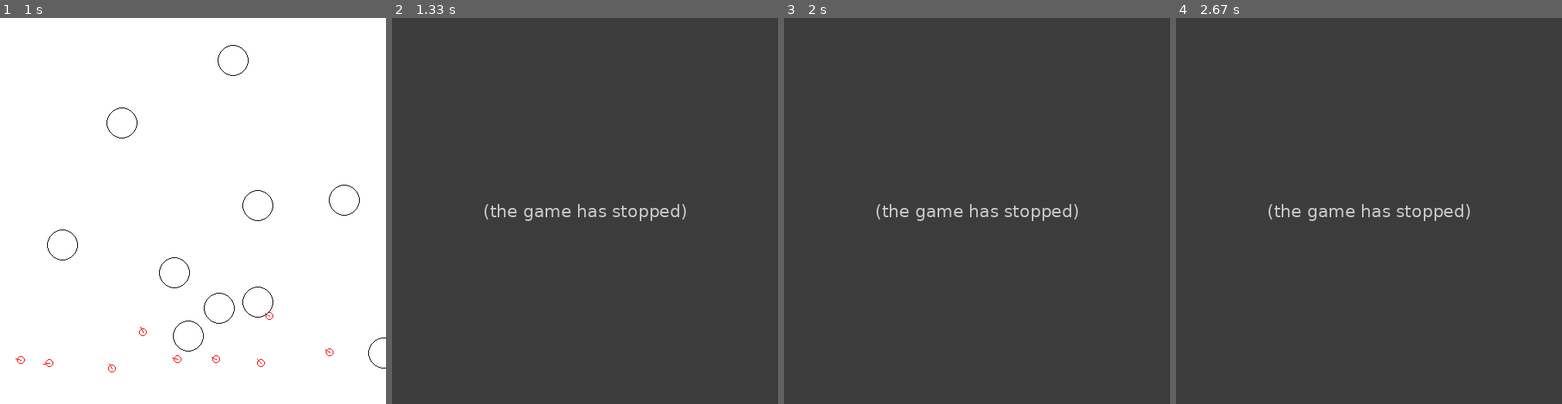
Above: before the commit, frames 1-4 (left to right).
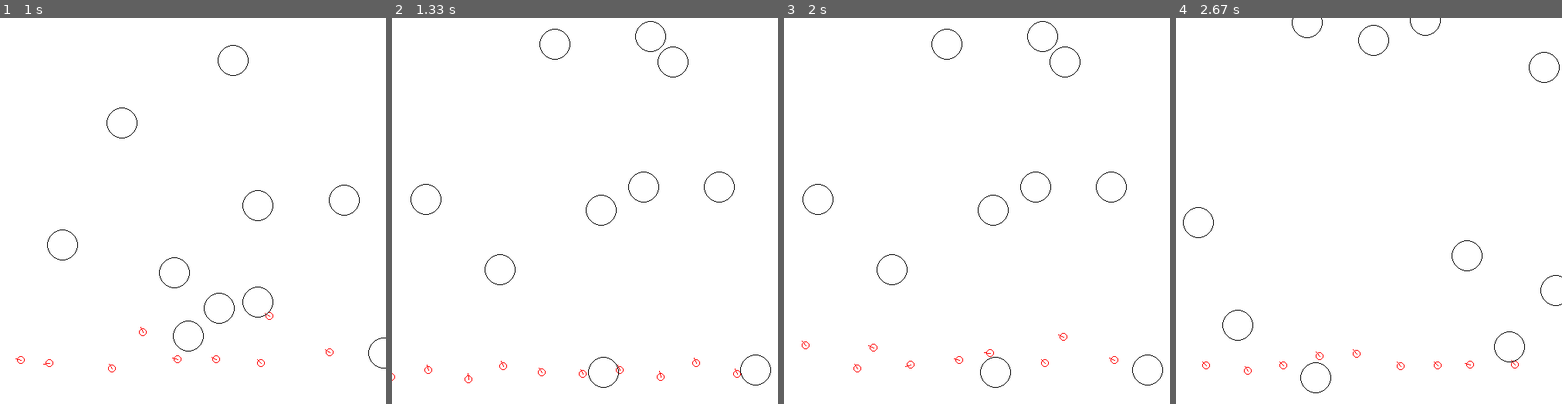
Above: after the commit, the same moments.

Repository: lahlidahlia/genetic-mutation
Game: pygame game, started from race/main.py
Same seed, same stepped clock (60 frames per second), same inputs: the game is played once before the commit and once after it. The source is Python 2; it was converted automatically to run under Python 3.
Inputs:
- Up to frame 1 (1 s): no input
- Up to frame 2 (1.33 s): no input
- Up to frame 3 (2 s): no input
- Up to frame 4 (2.67 s): no input

Frame 1 is identical in both runs. In frame 2, 100% of the frame differs, in the area x 0-100%, y 0-100%; in frame 3, 100%; in frame 4, 100%.
Error before the commit: TypeError: Genetics.mutate_value() missing 1 required positional argument: 'maximum' (geneti...; the game stopped at 1 s (later frames are placeholders)

Commit message:
missed some changes

Diff:
--- a/genetics.py
+++ b/genetics.py
@@ -1,5 +1,6 @@
 import random
 import abc
+import heapq
 
 
 class Genetics:
@@ -14,6 +15,7 @@
     population_ls = []
     population_fitness = []
     population_avg = []
+
 
     @abc.abstractmethod
     def parse_chromo(self, chromo):
@@ -83,7 +85,8 @@
                 ret += bit
         return ret
 
-    def mutate_value(self, chromo, rate, maximum):
+    @classmethod
+    def mutate_value(cls, chromo, rate, maximum):
         """ Mutate with value chromo """
         ret = []
         for v in chromo:
@@ -120,14 +123,14 @@
         """ Choose randomly between items in probability dict """
         # dict should follow the format: {item1: prob, item2: prob}
         prob_sum = 0
-        print cls.population_fitness
-        print cls.population_ls
+        #print cls.population_fitness
+        #print cls.population_ls
         for v in cls.population_fitness:
             prob_sum += v
         r = random.random() * prob_sum
         sum_so_far = 0
         for k, v in zip(cls.population_ls, cls.population_fitness):
-            print k, v
+            #print k, v
             sum_so_far += v
             if(r < sum_so_far):
                 # The chromo that "won"
@@ -141,9 +144,10 @@
             type can be "binary" or "values"
             Need to run score_population to assign fitness """
         # population should follow format {chromo: score, ...}
-        new_population = {}
-        if elites:
-            new_population.update(cls.get_largest(elites, cls.population_ls))
+        # Temp list
+        new_population = []
+        if type(elites) == int:
+            new_population.append(cls.get_largest(elites, cls.population_ls))
         while(len(new_population) < cls.POPULATION):
             parent_1 = cls.choose_randomly_roulette()
             parent_2 = cls.choose_randomly_roulette()
@@ -154,20 +158,15 @@
                                                       enc_type,
                                                       max_mutate)
             # print "{}, {}".format(offspring_1, offspring_2)
+            new_population.append(offspring_1)
+            new_population.append(offspring_2)
         cls.population_ls = new_population
         return cls.population_ls
 
     @classmethod
-    def get_largest(cls, n, d):
-        """ Get the largest n values from a dict """
-        ret = {}
-        ls = sorted(d.values(), reverse=True)[:n]
-        for i in ls:
-            k = d.keys()
-            v = d.values()
-            index = v.index(i)
-            ret[k[index]] = v[index]
-        return ret
+    def get_largest(cls, amount):
+        """ Get the best performing chromosome """
+        return heapq.nlargest(amount, cls.population_fitness)
 
     @classmethod
     def score_population(cls):
Not shown, removed: race/.neunet.py.swp
Not shown, removed: race/.race_neunet.py.swp
